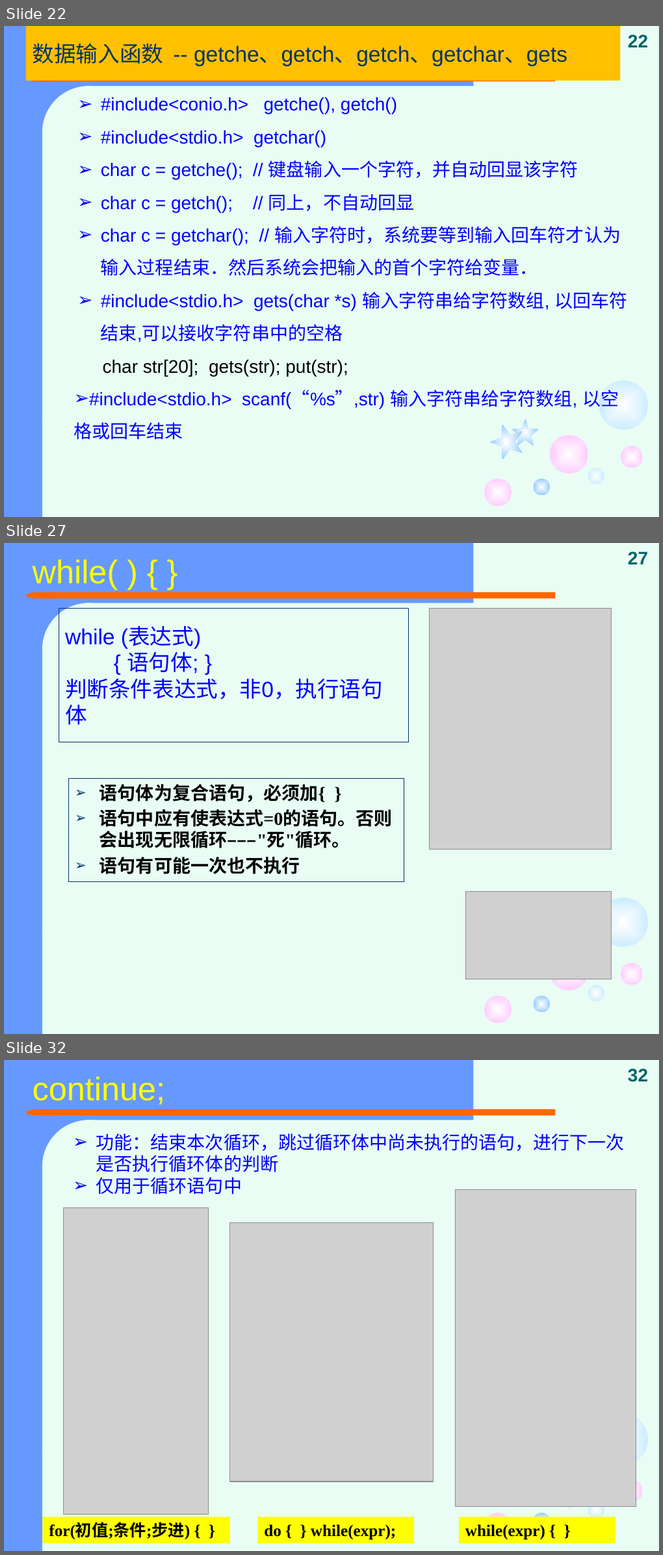
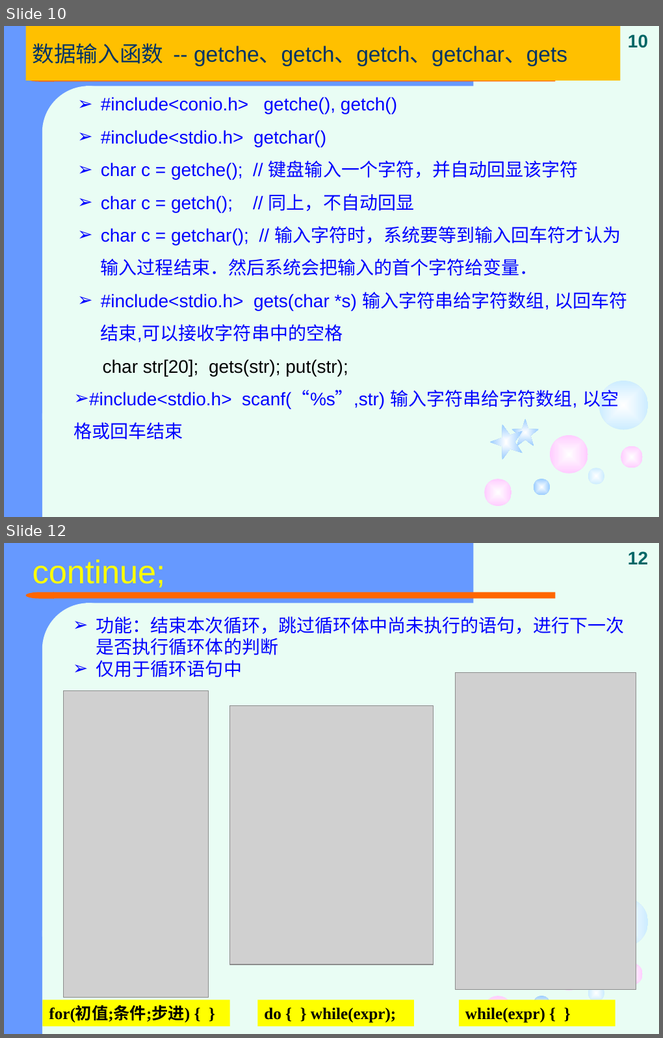
Before and after one commit to jtrfid/C-Repositories, a slide deck: 2015备课/课件/复习.pptx. Shown one above the other, each under a label of ours: slides 22, 27 and 32 before the commit, slides 10 and 12 after it; the slides between them are not shown. The pictures are 663x1555 and 663x1038 pixels, drawn with LibreOffice and Linux fonts; fonts in the diff are those of the drawing; grey boxes stand for pictures. Boxes give left, top, right and bottom in pixels: in the first picture for what was removed or moved away, otherwise in the second. Text is boxed around its words. In the diff, an @@ line names an element or a change of style, - is before the commit and + after.

```diff
--- a/2015备课/课件/复习.pptx
+++ b/2015备课/课件/复习.pptx
@@ slide 27 removed at [4, 543, 659, 1034], background #E9FDF4; not listed: 12 template elements that a slide beside it also shows @@
@@ title removed at [33, 559, 118, 590] @@
-while( ) { }
@@ page number removed at [628, 551, 648, 564] @@
-27
@@ text removed at [59, 608, 409, 742] @@
-while (表达式)
-{ 语句体; }
-判断条件表达式，非0，执行语句体
@@ picture removed at [430, 608, 612, 850] @@
@@ rectangle removed at [68, 778, 404, 882] @@
-➢ 语句体为复合语句，必须加{ }
-➢ 语句中应有使表达式=0的语句。否则会出现无限循环–––"死"循环。
-➢ 语句有可能一次也不执行
@@ picture removed at [466, 891, 612, 979] @@
@@ what was slide 22 is now slide 10 @@
@@ page number at [628, 34, 648, 48]: text changed @@
-22
+10
@@ what was slide 32 is now slide 12 @@
@@ page number at [628, 551, 648, 564]: text changed @@
-32
+12
```
Also in this commit, not shown: 5 slides changed, 4 slides added, 48 other slides removed.
